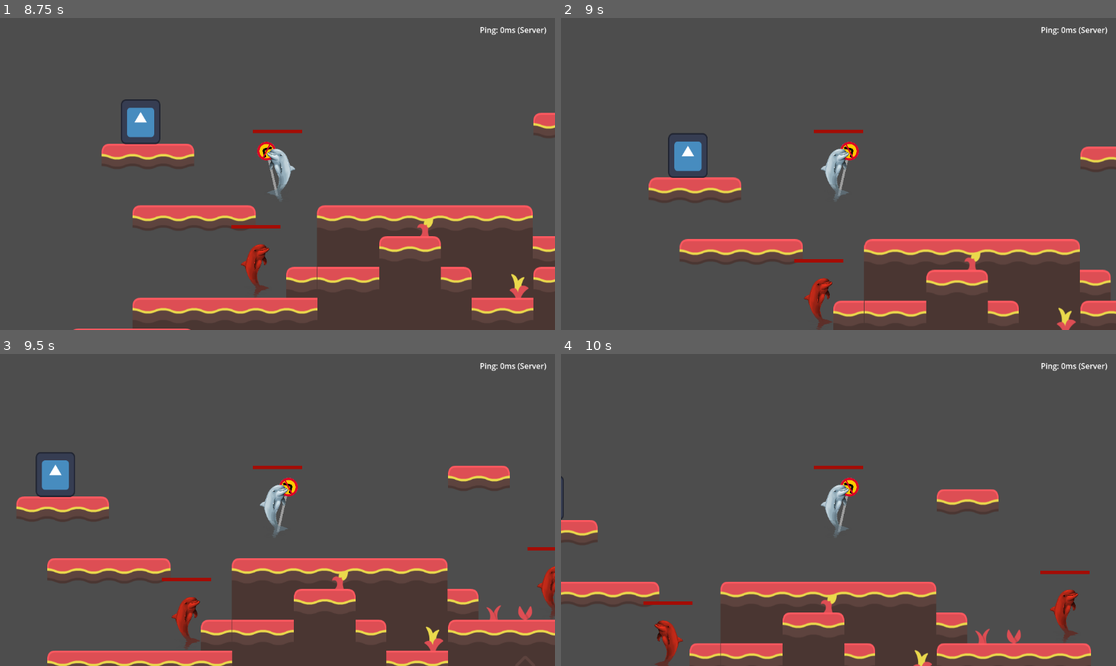
Above: before the commit, frames 1-4 (two rows, left to right).
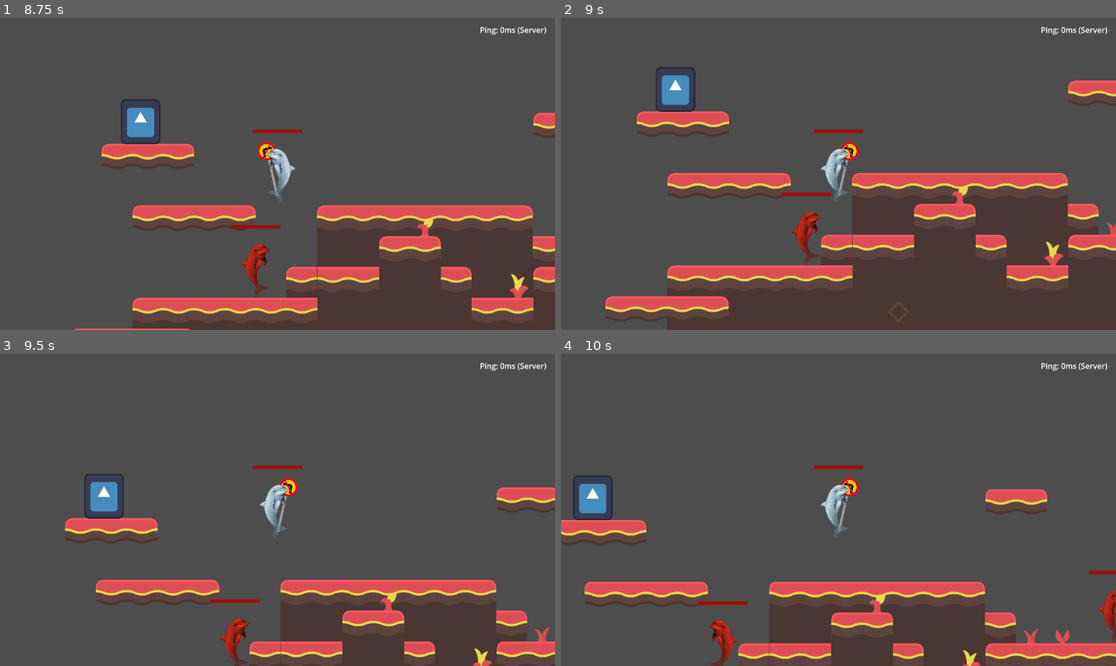
Above: after the commit, the same moments.

Repository: A-vd-E/Eget-spel
Game: Godot game, scene res://scenes/main.tscn
The game is run twice, just before and just after one commit, with the same random seed, the same clock (stepped at 60 frames per second) and the same inputs. The engine's default icon, where the game draws it, is replaced by a stand-in: a white triangle on a blue panel in a dark square.
Inputs (mouse positions are in pixels of both pictures, inside the frame that each line leads up to):
- Up to frame 1 (8.75 s): click (22, 58) at 0.52 s; type "12" at 0.6 s; click "Host" at 1.25 s; hold D (right) 2.03-3.53 s; tap Space (jump) at 2.1, 2.27, 2.57, 3.02, 3.05, 3.32, 3.8, 4.52, 4.55, 4.82, 5.1, 5.27, 5.57, 6.02, 6.05, 6.32, 6.8, 7.52, 7.55, 7.82, 8.1, 8.27, 8.57 s; tap C (dash) at 2.85, 5.85 s; hold A (left) 3.53-4.28 s; tap X (melee_attack) at 3.6, 6.6 s; hold D (right) 4.28-5.78 s; tap F (ranged_attack) at 4.35, 7.35 s; hold A (left) 5.78-6.53 s; hold D (right) 6.53-7.28 s; hold A (left) from 7.28 s (still down)
- Up to frame 2 (9 s): release A (left) at 8.78 s; hold D (right) from 8.78 s (still down); tap C (dash) at 8.85 s
- Up to frame 3 (9.5 s): keep holding D (right); tap Space (jump) at 9.02, 9.05, 9.32 s
- Up to frame 4 (10 s): keep holding D (right); tap X (melee_attack) at 9.6 s; tap Space (jump) at 9.8 s

Frame 1 is identical in both runs. In frame 2, 25% of the frame differs, in the area x 8-100%, y 15-100%; in frame 3, 19%; in frame 4, 12%.

Commit message:
Adjusted walljump buffer timer

Diff:
--- a/scenes/player.tscn
+++ b/scenes/player.tscn
@@ -253,5 +253,5 @@
 [connection signal="timeout" from="ActionsStateMachine/DashState/dash_again_timer" to="ActionsStateMachine/DashState" method="_on_dash_again_timer_timeout"]
 [connection signal="timeout" from="ActionsStateMachine/HurtState/stun_duration_timer" to="ActionsStateMachine/HurtState" method="_on_stun_duration_timer_timeout"]
 [connection signal="timeout" from="ActionsStateMachine/WallJumpState/wall_jump_timer" to="ActionsStateMachine/WallJumpState" method="_on_wall_jump_timer_timeout"]
-[connection signal="timeout" from="ActionsStateMachine/FallState/wall_jump_buffer_timer" to="ActionsStateMachine/FallState" method="_on_wall_jump_buffer_timer_2_timeout"]
+[connection signal="timeout" from="ActionsStateMachine/FallState/wall_jump_buffer_timer" to="ActionsStateMachine/FallState" method="_on_wall_jump_buffer_timer_timeout"]
 [connection signal="timeout" from="StatusStateMachine/DeathState/automatic_revival_timer" to="StatusStateMachine/DeathState" method="_on_automatic_revival_timer_timeout"]
--- a/scripts/states/temporary_states/fall_state.gd
+++ b/scripts/states/temporary_states/fall_state.gd
@@ -45,7 +45,6 @@
 	# Wall jump
 	if wants_wall_jump:
 		if character.is_on_wall():
-				print("walljump test, in falling")
 				wants_wall_jump = false
 				state_machine.change_state("walljumpstate")
 				return
@@ -69,7 +68,6 @@
 
 		Actions.PlayerAction.JUMP:
 			# WALL JUMP
-
 			wants_wall_jump = true
 			$wall_jump_buffer_timer.start()
 
